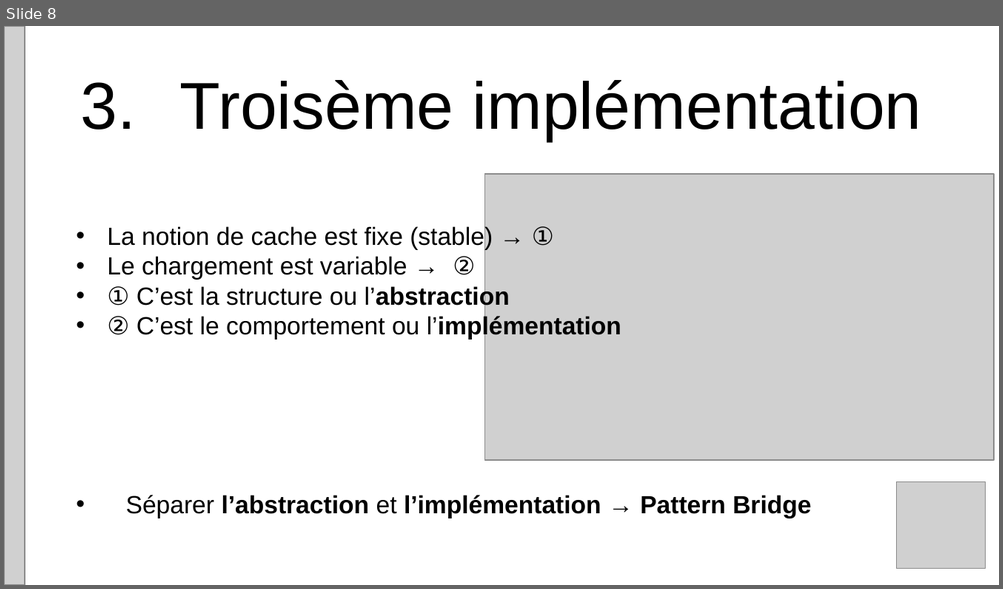
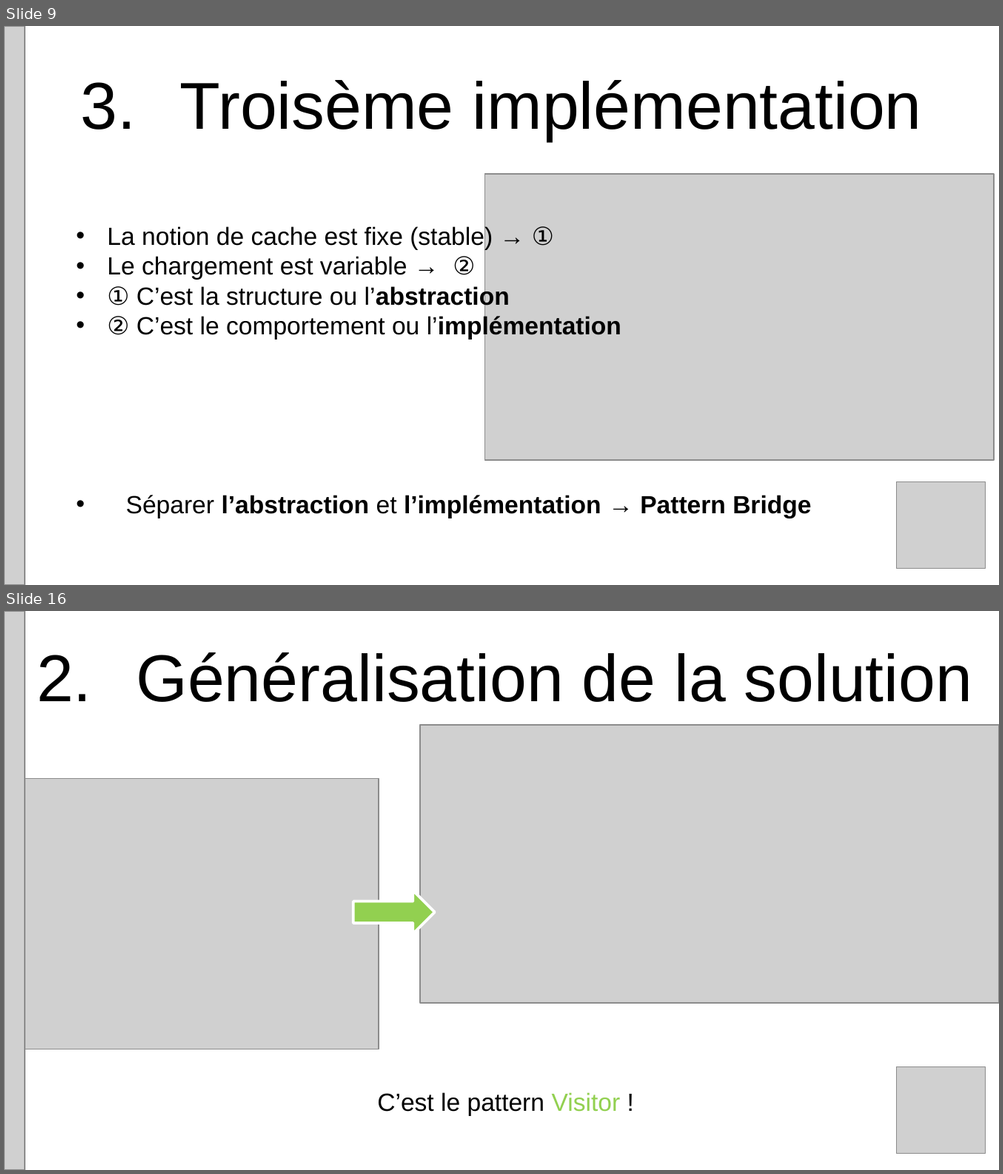
Before and after one commit to omebarki/meetuppatterns, a slide deck: doc/PatternsWesquad.pptx. Shown one above the other, each under a label of ours: slide 8 before the commit, slides 9 and 16 after it; the slides between them are not shown. The pictures are 1003x589 and 1003x1174 pixels, drawn with LibreOffice and Linux fonts; fonts in the diff are those of the drawing; grey boxes stand for pictures. Boxes give left, top, right and bottom in pixels: in the first picture for what was removed or moved away, otherwise in the second. Text is boxed around its words. In the diff, an @@ line names an element or a change of style, - is before the commit and + after.

```diff
--- a/doc/PatternsWesquad.pptx
+++ b/doc/PatternsWesquad.pptx
@@ slide 16 added at box(4, 611, 999, 1170), background #FFFFFF @@
@@ picture added at box(4, 611, 25, 1170) @@
@@ text added at box(136, 652, 973, 702), 48 pt, text #000000 @@
+2. Généralisation de la solution
@@ picture added at box(420, 726, 999, 1004) @@
@@ picture added at box(25, 779, 379, 1050) @@
@@ right arrow added at box(353, 891, 435, 934), fill #92D050, outline #FFFFFF 2 pt @@
@@ picture added at box(896, 1068, 984, 1154) @@
@@ text added at box(377, 1093, 620, 1116), 18 pt, text #000000 @@
+C’est le pattern Visitor !
@@ what was slide 8 is now slide 9 @@
```
Also in this commit, not shown: 7 other slides added.
